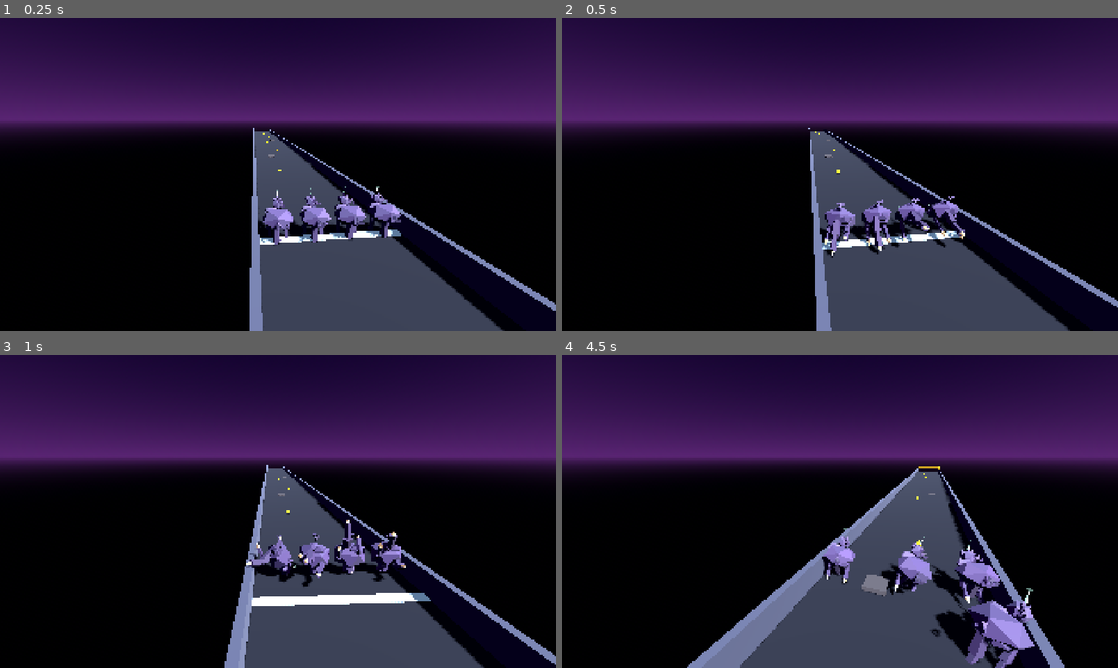
Above: before the commit, frames 1-4 (two rows, left to right).
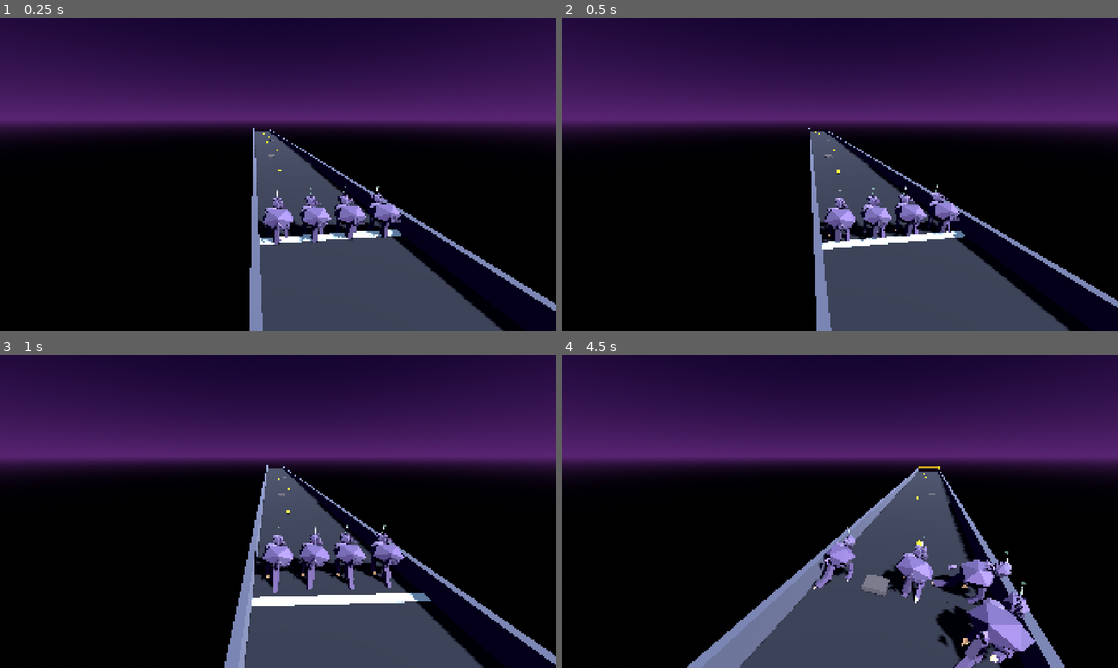
Above: after the commit, the same moments.

Repository: emilyvsemily/SpacePonies
Game: Godot game, scene res://scenes/Main.tscn
The game is run twice, just before and just after one commit, with the same random seed, the same clock (stepped at 60 frames per second) and the same inputs. This scene is started directly instead of the project's main scene.
Inputs:
- Up to frame 1 (0.25 s): no input
- Up to frame 2 (0.5 s): no input
- Up to frame 3 (1 s): hold D (move_right) from 0.53 s (still down); tap Space (jump) at 0.6, 0.77 s
- Up to frame 4 (4.5 s): tap Space (jump) at 1.07, 1.52, 1.55, 1.82, 2.1, 3.02, 3.05, 3.32, 3.6, 3.77, 4.07 s; release D (move_right) at 1.28 s; hold S (move_back) 1.28-2.03 s; tap E (ability) at 1.35, 2.85, 4.35 s; hold D (move_right) 2.03-2.78 s; hold W (move_forward) 2.78-3.53 s; hold A (move_left) from 3.53 s (still down)

Frame 1 is identical in both runs. In frame 2, 2.1% of the frame differs, in the area x 46-73%, y 53-77%; in frame 3, 2.4%; in frame 4, 3.7%, in the area x 44-85%, y 54-100%.

Commit message:
Don't trigger the barrel roll on floor-plane contact
Landing from a jump or settling at spawn registers as a "collision"
too, which was wrongly eligible to kick off a barrel roll. Now scans
all of this frame's slide collisions for one whose normal isn't
floor-like (dot with up < 0.7) before triggering — only a wall, bump,
or another pony can start the roll.

Verified via temporary debug logging: post-fix triggers all show
horizontal normals (walls/bumps), zero floor-plane triggers, no
errors over a 40s run.

Co-Authored-By: Claude Sonnet 5 <noreply@anthropic.com>

Diff:
--- a/scripts/pony_controller.gd
+++ b/scripts/pony_controller.gd
@@ -251,14 +251,25 @@
 	var impact_speed := _pre_slide_velocity.length()
 	if impact_speed <= collision_roll_threshold:
 		return
-	var collision := get_slide_collision(0)
-	var normal := collision.get_normal()
+	# Skip floor-like contacts (landing from a jump, settling at spawn) —
+	# only a wall/bump/pony hit should trigger the roll. A collision normal
+	# pointing mostly straight up is the ground plane, not an impact.
+	var normal := _first_non_floor_normal()
+	if normal == Vector3.ZERO:
+		return
 	var incoming := _pre_slide_velocity.normalized()
 	var spin_axis := normal.cross(incoming)
 	if spin_axis.length() < 0.05:
 		spin_axis = Vector3.UP
 	_barrel_roll_axis = spin_axis.normalized()
 	_barrel_roll_timer = barrel_roll_duration
+
+func _first_non_floor_normal() -> Vector3:
+	for i in get_slide_collision_count():
+		var normal := get_slide_collision(i).get_normal()
+		if normal.dot(Vector3.UP) < 0.7:
+			return normal
+	return Vector3.ZERO
 
 func _update_roll(delta: float) -> void:
 	_barrel_roll_cooldown = max(0.0, _barrel_roll_cooldown - delta)
